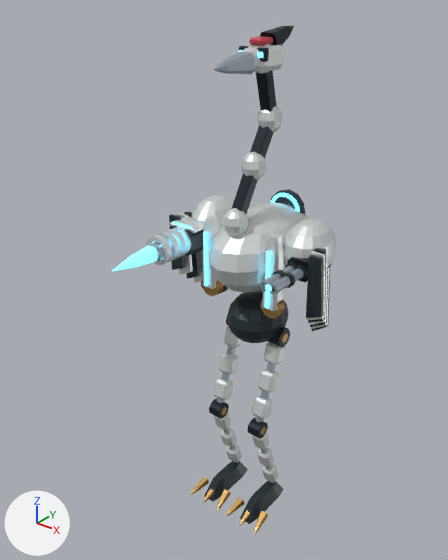
Two versions of the glTF model public/assets/models/reference/t05.glb, one commit apart.
One viewpoint serves both versions: a camera (50 mm lens) standing at (4.56, -6.48, 7.7) and looking at (-0.27, -0.44, 3.96). Arrows for +X, +Y and +Z are at lower left; the lights stay in place. The first picture is the older version. Both versions are drawn at frame 13 of the action 'light'; the numbers are the values there.

Objects in the first picture: 'Export_ankle_l_shade', 'Export_chest_armor', 'Export_chest_dark', 'Export_emitter_l_armor', 'Export_gun_recoil_steel', 'Export_heavy_armor', 'Export_hip_l_armor', 'Export_hip_r_armor', 'Export_hips_shade', 'Export_shoulder_l_armor', 'Export_shoulder_l_shade', 'Export_shoulder_r_armor' and 34 more.
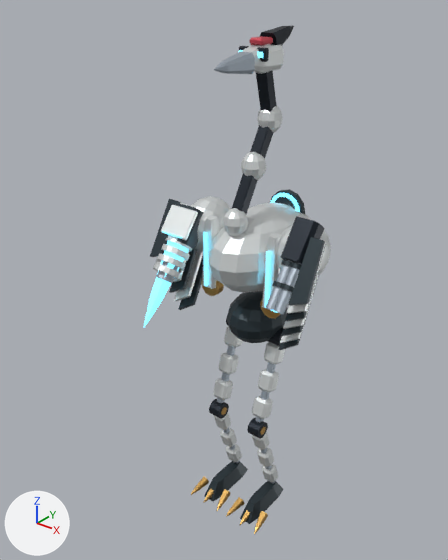
ob_shoulder_l is not drawn itself; it is the parent of ob_elbow_l, ob_export_shoulder_l_armor, ob_export_shoulder_l_shade, ob_gun.
ob_gun is not drawn itself; it is the parent of ob_gun_recoil.
ob_shoulder_r is not drawn itself; it is the parent of ob_elbow_r, ob_export_shoulder_r_armor, ob_export_shoulder_r_shade, ob_heavy.
ob_heavy is not drawn itself; it is the parent of ob_charge_hinge, ob_export_heavy_armor, ob_export_heavy_glow, ob_export_heavy_shade, ob_export_heavy_steel, ob_heavy_muzzle.

Location of each change, [x1, y1, x2, y2] in pixels of the pictures (448 x 560 px):
'Export_shoulder_l_armor', turned
    before: [283, 218, 336, 329]
    after: [277, 224, 331, 343]
'Export_shoulder_l_shade', turned
    before: [306, 248, 331, 331]
    after: [278, 237, 326, 350]
'Export_shoulder_r_armor', turned
    before: [177, 195, 233, 283]
    after: [156, 196, 230, 301]
'Export_shoulder_r_shade', turned
    before: [169, 212, 228, 294]
    after: [150, 199, 203, 310]
'Export_heavy_armor', turned
    before: [147, 226, 191, 265]
    after: [153, 235, 192, 280]
'Export_heavy_glow', turned
    before: [112, 234, 186, 271]
    after: [144, 241, 189, 328]
'Export_gun_recoil_dark', turned
    before: [287, 257, 331, 283]
    after: [281, 217, 325, 265]
'Export_gun_recoil_steel', turned
    before: [260, 266, 304, 294]
    after: [266, 259, 301, 315]
'Export_charge_hinge_armor', turned
    before: [170, 216, 205, 233]
    after: [161, 205, 198, 241]
'Export_heavy_shade', turned
    before: [171, 226, 203, 256]
    after: [164, 203, 204, 250]
'Export_gun_recoil_shade', turned
    before: [272, 262, 308, 288]
    after: [272, 259, 301, 292]
'Export_heavy_steel', turned
    before: [148, 242, 172, 262]
    after: [156, 260, 180, 284]
'Export_charge_hinge_glow', turned
    before: [173, 221, 192, 229]
    after: [162, 231, 182, 239]
'Export_light_muzzle_glow', turned (not visible afterwards)
    before: [265, 284, 272, 292]

What changed in the scene script:
```text
Change ob_shoulder_l:
    ob_shoulder_l.rotation_euler: (0.0, 0.0, 0.0) -> (-0.548, 0.0, 0.0)  # degrees (0, 0, 0) -> degrees (-31, 0, 0)
Change ob_gun:
    ob_gun.rotation_euler: (0.0, 0.0, 0.0) -> (1.466, 0.0, 0.0)  # degrees (0, 0, 0) -> degrees (84, 0, 0)
Change ob_shoulder_r:
    ob_shoulder_r.rotation_euler: (0.0, 0.0, 0.0) -> (-0.548, 0.0, 0.0)  # degrees (0, 0, 0) -> degrees (-31, 0, 0)
Change ob_heavy:
    ob_heavy.rotation_euler: (0.0, 0.0, 0.0) -> (1.466, 0.0, 0.0)  # degrees (0, 0, 0) -> degrees (84, 0, 0)
```
